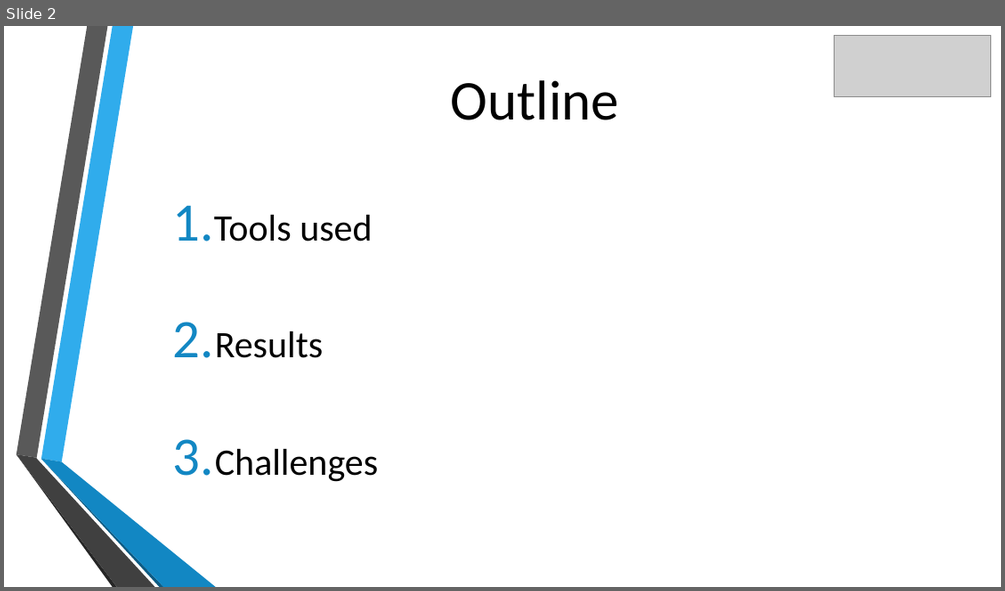
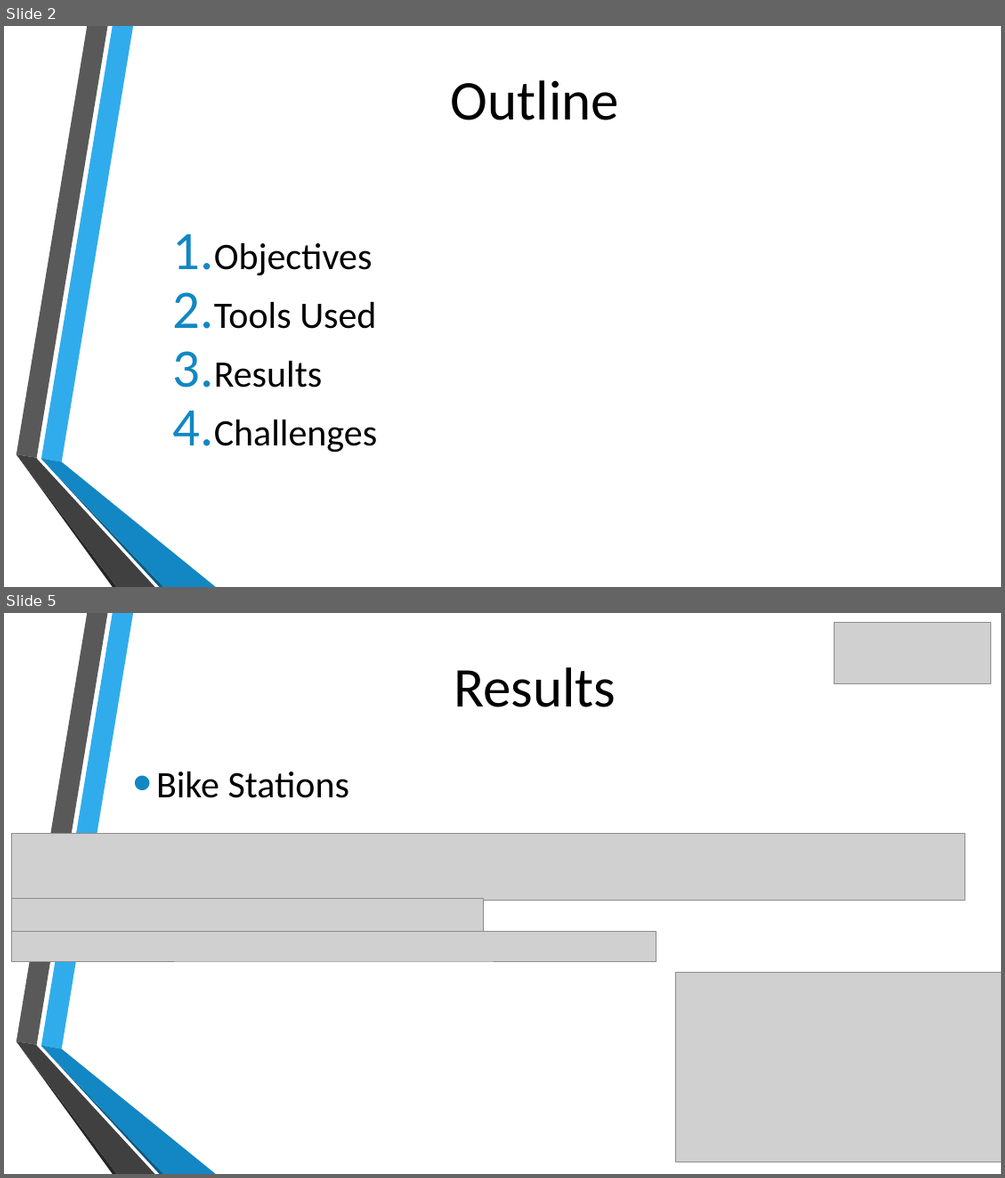
Before and after one commit to NB094/lighthouse-data-notes, a slide deck: Week_1/Day_4/Transport for London API Miniproject.pptx. Shown one above the other, each under a label of ours: slide 2 before the commit, slides 2 and 5 after it; the slides between them are not shown. The pictures are 1005x591 and 1005x1178 pixels, drawn with LibreOffice and Linux fonts; fonts in the diff are those of the drawing; grey boxes stand for pictures; background and template pictures are left out. Boxes give left, top, right and bottom in pixels: in the first picture for what was removed or moved away, otherwise in the second. Text is boxed around its words. In the diff, an @@ line names an element or a change of style, - is before the commit and + after.

```diff
--- a/Week_1/Day_4/Transport for London API Miniproject.pptx
+++ b/Week_1/Day_4/Transport for London API Miniproject.pptx
@@ slide 5 added at (x1=4, y1=613, x2=1001, y2=1174), background picture (left out); not listed: 6 template elements that a slide beside it also shows @@
@@ picture added at (x1=834, y1=623, x2=991, y2=683) @@
@@ title added at (x1=453, y1=667, x2=615, y2=707), 54 pt, text #000000 @@
+Results
@@ text added at (x1=156, y1=771, x2=350, y2=798), 36 pt, text #000000 @@
+• Bike Stations
@@ picture added at (x1=11, y1=834, x2=965, y2=900) @@
@@ picture added at (x1=11, y1=898, x2=484, y2=933) @@
@@ picture added at (x1=11, y1=932, x2=656, y2=962) @@
@@ picture added at (x1=676, y1=973, x2=1001, y2=1162) @@
@@ slide 2 changed as well @@
@@ picture removed at (x1=834, y1=36, x2=991, y2=96) @@
@@ text at (x1=214, y1=243, x2=376, y2=329): text changed @@
-1. Tools used
+1. Objectives
+2. Tools Used
@@ text at (x1=214, y1=361, x2=377, y2=452): indent changed @@
```
Also in this commit, not shown: 2 other slides changed, 4 other slides added, 1 slide removed, 5 other files.
